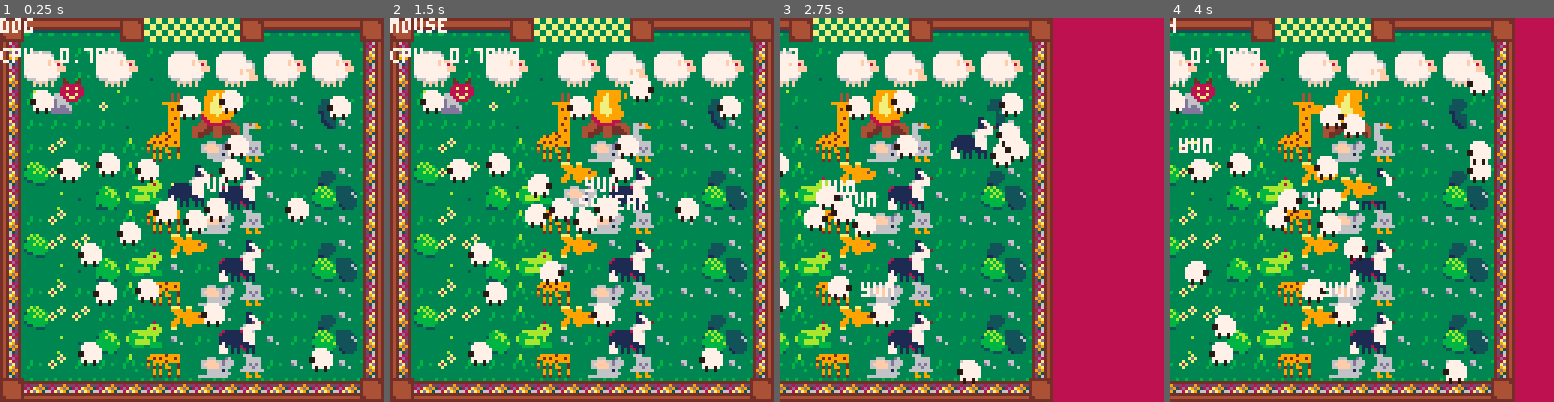
Above: before the commit, frames 1-4 (left to right).
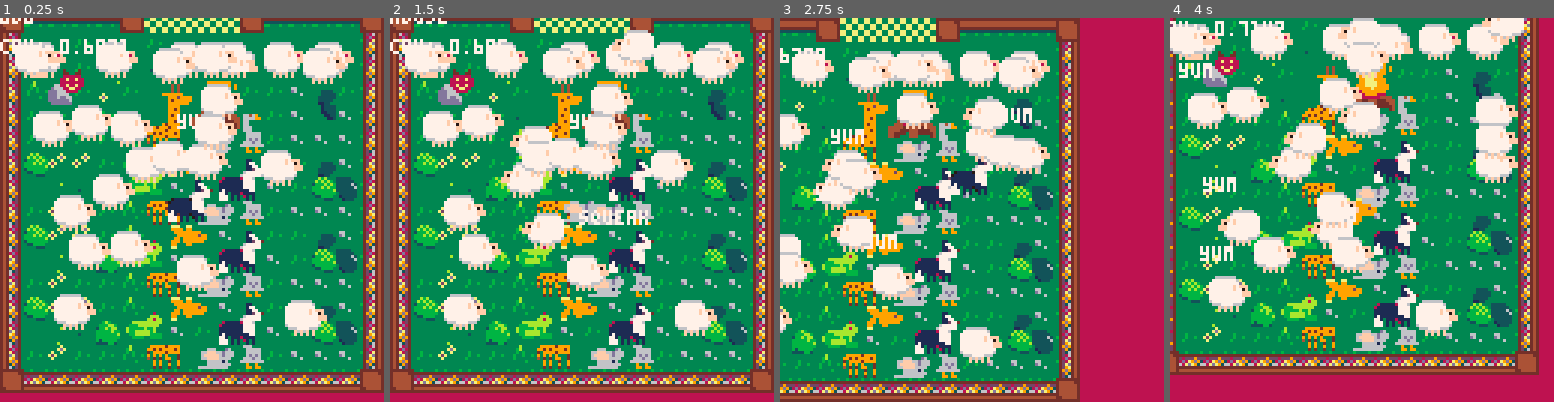
Above: after the commit, the same moments.

Repository: kitasuna/sheepdoggin
Game: PICO-8 cartridge sheepdoggin.p8
Same seed, same stepped clock (60 frames per second), same inputs: the game is played once before the commit and once after it.
Inputs:
- Up to frame 1 (0.25 s): no input
- Up to frame 2 (1.5 s): tap X (X key) at 0.33, 1.07 s; tap O (Z key) at 0.7 s
- Up to frame 3 (2.75 s): hold Right 1.6-2.1 s; tap O (Z key) at 1.7, 2.1, 2.5 s; tap X (X key) at 1.85 s; hold Up 2.15-2.42 s; hold Right from 2.47 s (still down)
- Up to frame 4 (4 s): tap O (Z key) at 2.9, 3.3, 3.7 s; tap X (X key) at 2.97 s; release Right at 3.03 s; hold Left 3.08-3.58 s; hold Down 3.63-3.97 s

The runs differ from the first frame. In frame 1, 53% of the frame differs, in the area x 0-100%, y 0-100%; in frame 2, 53%; in frame 3, 48%; in frame 4, 66%, in the area x 0-97%, y 0-100%.

Commit message:
Bigger sheep, bigger sheep collision, and adding green transparency to sheep and animals.

Diff:
--- a/player.lua
+++ b/player.lua
@@ -143,6 +143,10 @@
 end
 
 function player:draw()
+    local previousPalette = exportPalette()
+    palt(0, false)
+    palt(8, true)
+    -- TODO: Add sprite flipping.
     spr(
       self.behavior.sprite.topLeft,
       self.x - self.behavior.sprite.w * 8 / 2,
@@ -154,6 +158,7 @@
         bark:draw()
     end
     print(player.mask, 0, 0, 3)
+    importPalette(previousPalette)
 end
 
 function player:collisionCirc()
--- a/sheep.lua
+++ b/sheep.lua
@@ -27,9 +27,14 @@
 end
 
 function SheepMgr:draw()
+  local previousPalette = exportPalette()
+  palt(0, false)
+  palt(8, true)
+  -- TODO: Draw these in Y order so that they can overlap.
   for i, sheep in pairs(self.sheep) do
     sheep:draw()
   end
+  importPalette(previousPalette)
 end
 
 SheepState = {
@@ -42,6 +47,12 @@
 function new_sheep(x, y)
   return {
     pos = v2(x,y),
+    radius = 5,
+    sprite = {
+      topLeft = 11,
+      w = 2,
+      h = 2,
+    },
     vel = v2(0,0),
     tgt_pos = nil,
     req_pos = v2(0,0),
@@ -54,7 +65,7 @@
     state = SheepState.Wait,
     state_ttl = rnd(3),
     collisionCirc = function(self)
-      return Circ.fromCenterRadius(self.pos:add(v2(4,4)),4)
+      return Circ.fromCenterRadius(self.pos, self.radius)
     end,
     intention = function(self)
       if self.tgt_pos == nil then
@@ -107,17 +118,16 @@
       end
     end,
     draw = function(self)
-      palt(14, true)
-      spr(144,
-        self.pos.x,
-        self.pos.y + self.hops[self.hop_index],
-        1,1,
+      -- NOTE: This relies on palette settings set in SheepMgr.
+      spr(self.sprite.topLeft,
+        self.pos.x - self.sprite.w * 8 / 2,
+        self.pos.y - self.sprite.h * 8 + self.hops[self.hop_index],
+        self.sprite.w, self.sprite.h,
         self.flip_x
       )
        if self.state == SheepState.Nibble then
-        print("yum", self.pos.x-3, self.pos.y-7, 3)
+         print("yum", self.pos.x - self.sprite.w * 8 / 2 - 3, self.pos.y - self.sprite.h * 8 - 7, 3)
        end
-      palt(14, false)
     end,
     update = function(self, dt)
       -- do current state actions
--- a/sheepdoggin.p8
+++ b/sheepdoggin.p8
@@ -15,6 +15,7 @@
 #include physics.lua
 #include camerafollow.lua
 #include animation.lua
+#include utils.lua
 
 -- globals for controlling time stuff
 _now = 0
